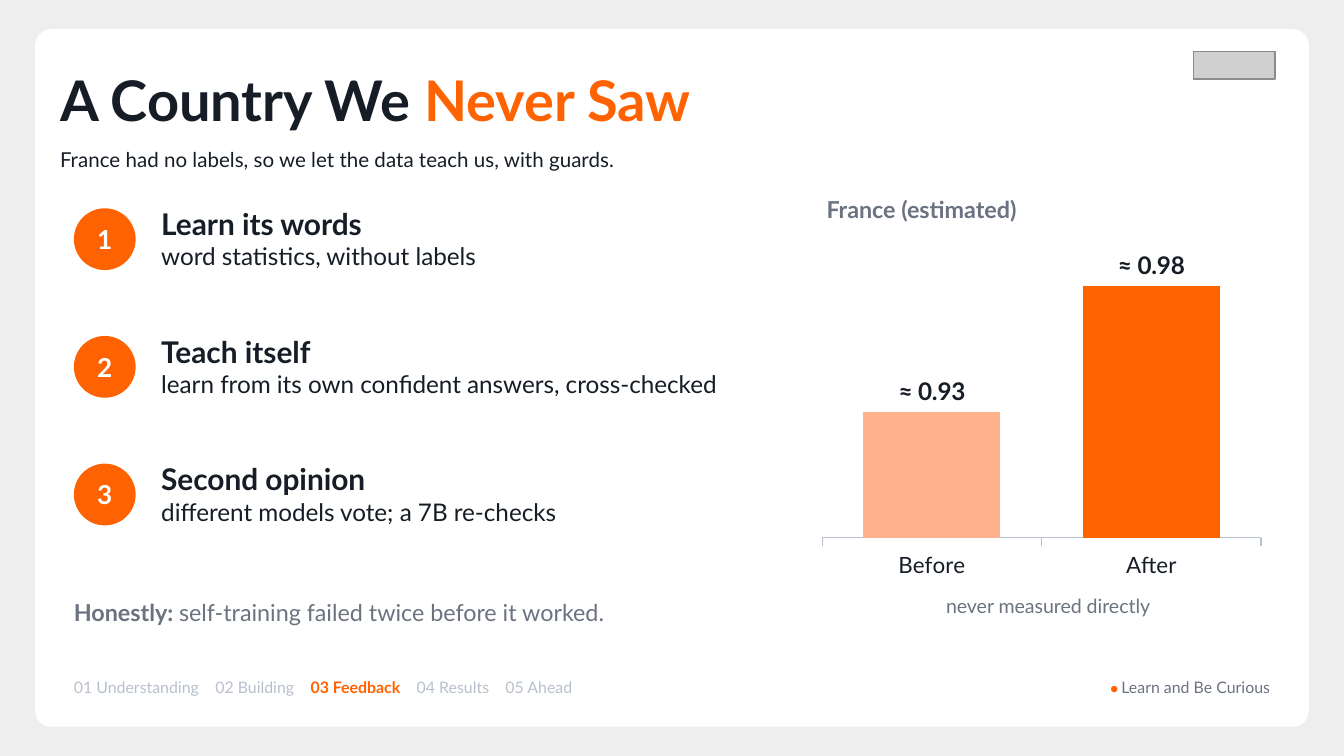
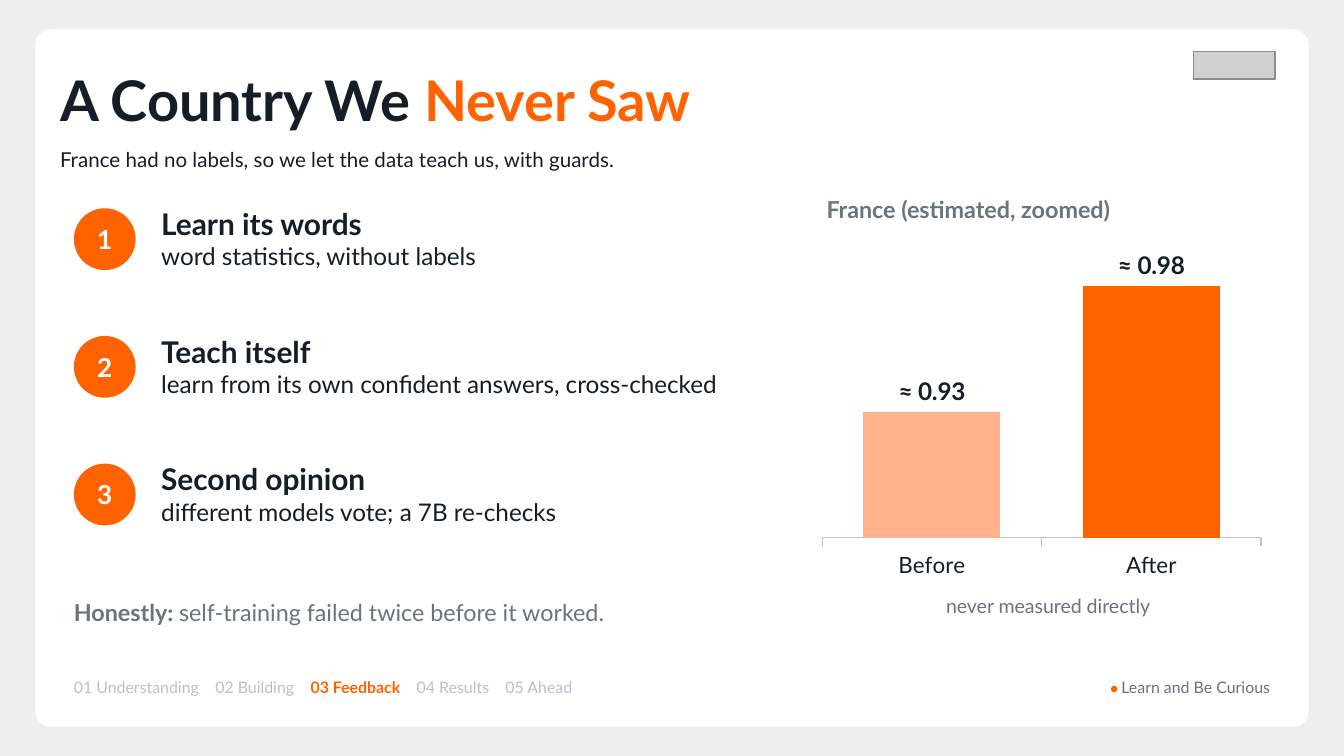
Before and after one commit to AmeyaBorkar/Grenuke, a slide deck: slide 17 of finale/Grenuke_Finale_Deck.pptx (slide 15 before the commit). Drawn at 1344x756 pixels with LibreOffice and Linux fonts; fonts in the diff are those of the drawing; grey boxes stand for pictures. Boxes give left, top, right and bottom in pixels: in the first picture for what was removed or moved away, otherwise in the second. Text is boxed around its words. In the diff, an @@ line names an element or a change of style, - is before the commit and + after.

```diff
--- a/finale/Grenuke_Finale_Deck.pptx
+++ b/finale/Grenuke_Finale_Deck.pptx
@@ text at <box>827,200,1110,222</box>: text changed @@
-France (estimated)
+France (estimated, zoomed)
```
Also in this commit, not shown: 4 other slides changed, 3 slides added, 2 other files.
